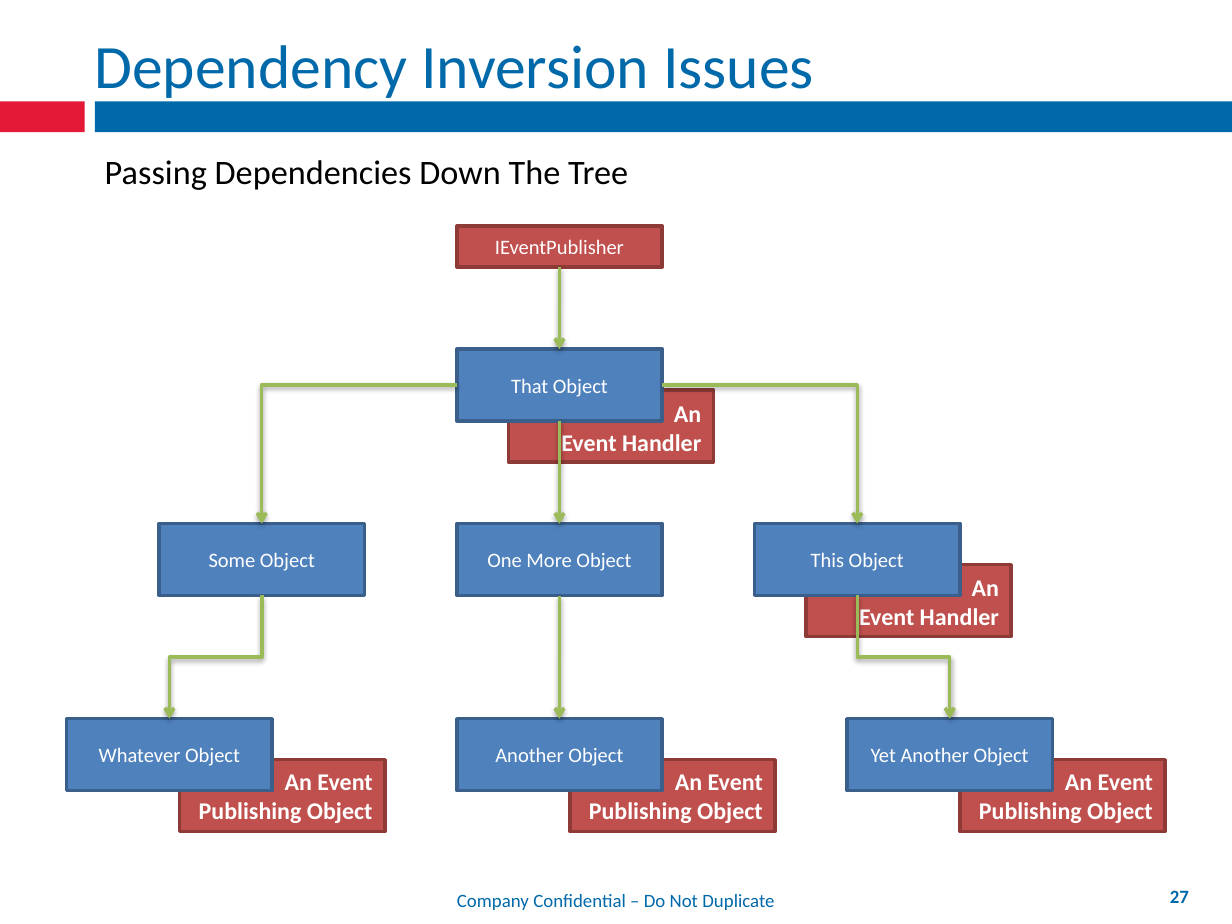
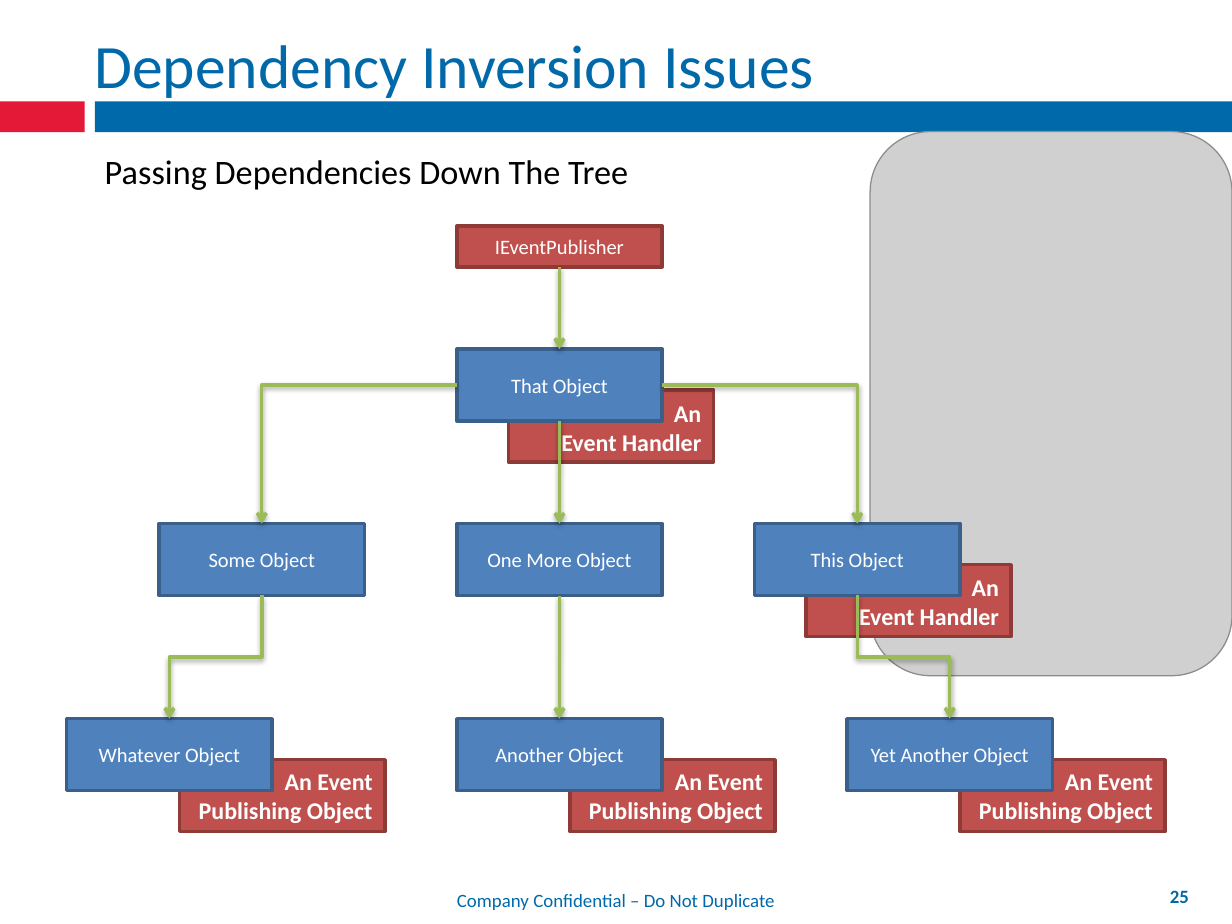
Before and after one commit to mxriverlynn/presentations-and-training, a slide deck: slide 25 of Decoupling Workflow With App Controler/Decoupling Workflow From Forms.pptx (slide 27 before the commit). Drawn at 1232x924 pixels with LibreOffice and Linux fonts; fonts in the diff are those of the drawing; grey boxes stand for pictures; background and template pictures are left out. Boxes give left, top, right and bottom in pixels: in the first picture for what was removed or moved away, otherwise in the second. Text is boxed around its words. In the diff, an @@ line names an element or a change of style, - is before the commit and + after.

```diff
--- a/Decoupling Workflow With App Controler/Decoupling Workflow From Forms.pptx
+++ b/Decoupling Workflow With App Controler/Decoupling Workflow From Forms.pptx
@@ picture added at (x1=870, y1=132, x2=1232, y2=676) @@
@@ page number at (x1=1170, y1=890, x2=1189, y2=903): text changed @@
-27
+25
```
Also in this commit, not shown: 2 slides removed.
